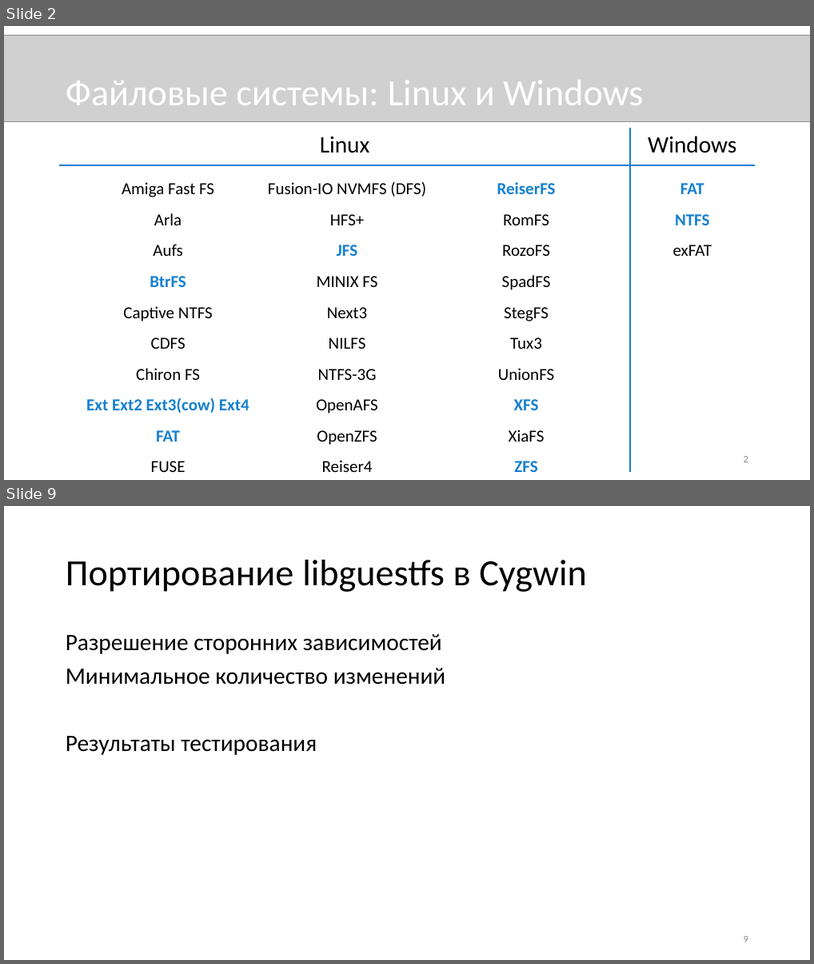
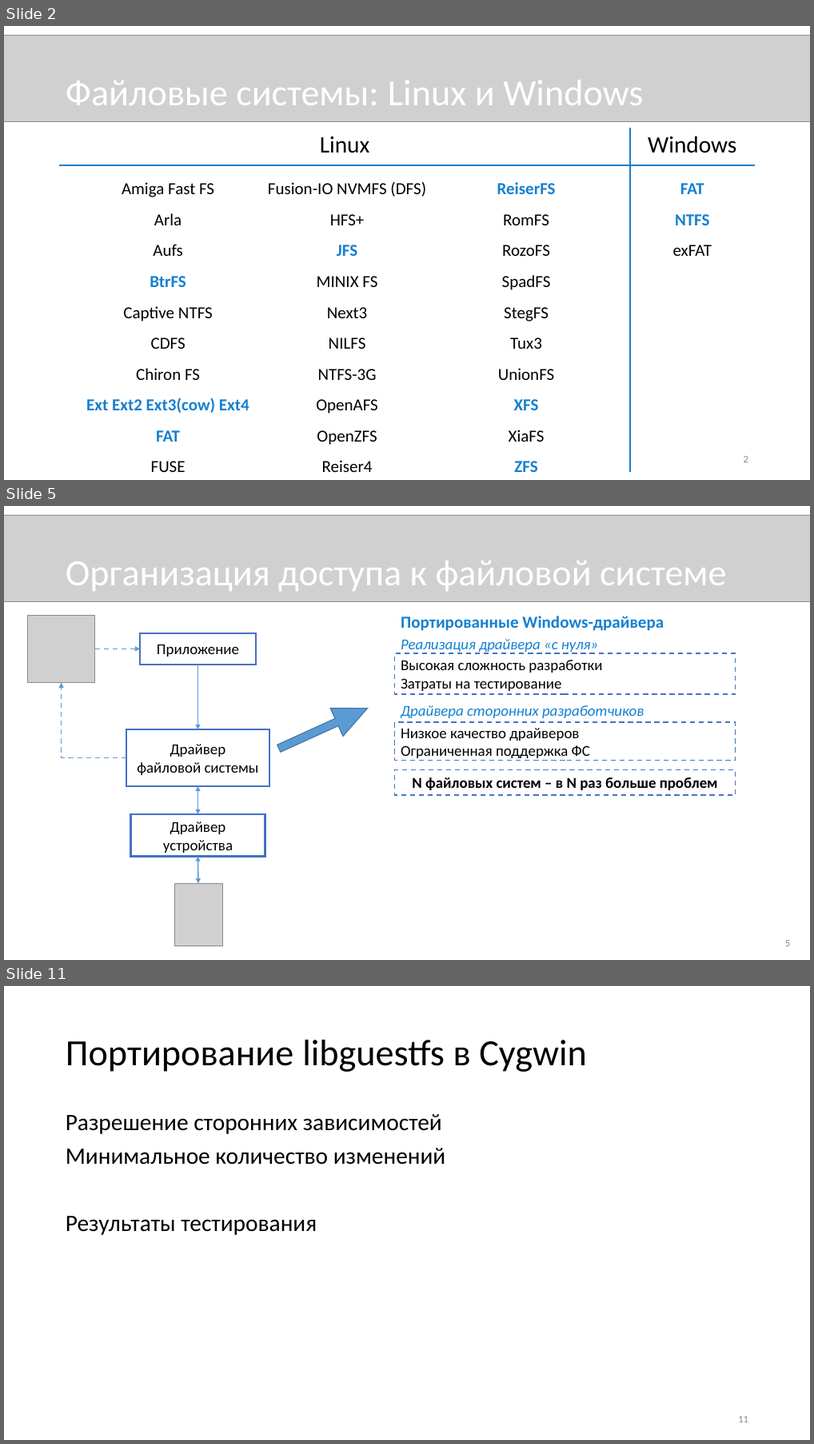
Before and after one commit to novokrest/master-thesis, a slide deck: presentation.pptx. Shown one above the other, each under a label of ours: slides 2 and 9 before the commit, slides 2, 5 and 11 after it; the slides between them are not shown. The pictures are 814x964 and 814x1444 pixels, drawn with LibreOffice and Linux fonts; fonts in the diff are those of the drawing; grey boxes stand for pictures. Boxes give left, top, right and bottom in pixels: in the first picture for what was removed or moved away, otherwise in the second. Text is boxed around its words. In the diff, an @@ line names an element or a change of style, - is before the commit and + after.

```diff
--- a/presentation.pptx
+++ b/presentation.pptx
@@ slide 5 added at (x1=4, y1=506, x2=810, y2=960), background #FFFFFF @@
@@ picture added at (x1=4, y1=515, x2=810, y2=601) @@
@@ title added at (x1=66, y1=560, x2=726, y2=591), 44 pt, text #FFFFFF @@
+Организация доступа к файловой системе
@@ picture added at (x1=27, y1=615, x2=95, y2=683) @@
@@ text added at (x1=401, y1=616, x2=664, y2=631), 20 pt, text #1580D0, bold @@
+Портированные Windows-драйвера
@@ arrow added from (95, 648) to (140, 648), #5B9BD5 1.5 pt dashed @@
@@ rectangle added at (x1=140, y1=633, x2=256, y2=664), fill #FFFFFF, outline #4472C4 2.25 pt, 18 pt, text #000000 @@
+Приложение
@@ text added at (x1=401, y1=639, x2=598, y2=654), 18 pt, text #1580D0, italic @@
+Реализация драйвера «с нуля»
@@ arrow added from (198, 664) to (198, 729), #5B9BD5 1.5 pt @@
@@ rectangle added at (x1=394, y1=653, x2=736, y2=693), fill #FFFFFF, outline #4472C4 1.5 pt dashed, 18 pt, text #000000 @@
+Высокая сложность разработки
+Затраты на тестирование
@@ elbow arrow added from (126, 758) to (62, 683), #5B9BD5 1.5 pt dashed @@
@@ right arrow added at (x1=273, y1=694, x2=374, y2=763), fill #5B9BD5, outline #43739E 1 pt @@
@@ text added at (x1=401, y1=705, x2=644, y2=718), 18 pt, text #1580D0, italic @@
+Драйвера сторонних разработчиков
@@ rectangle added at (x1=126, y1=729, x2=270, y2=786), fill #FFFFFF, outline #4472C4 2.25 pt, 18 pt, text #000000 @@
+Драйвер
+файловой системы
@@ rectangle added at (x1=394, y1=722, x2=736, y2=760), fill #FFFFFF, outline #4472C4 1.5 pt dashed, 18 pt, text #000000 @@
+Низкое качество драйверов
+Ограниченная поддержка ФС
@@ double arrow added from (198, 786) to (198, 814), #5B9BD5 1.5 pt @@
@@ rectangle added at (x1=394, y1=770, x2=736, y2=795), fill #FFFFFF, outline #4472C4 1.5 pt dashed, 18 pt, text #000000, bold @@
+N файловых систем – в N раз больше проблем
@@ rectangle added at (x1=131, y1=814, x2=266, y2=856), fill #FFFFFF, outline #4472C4 2.25 pt, 18 pt, text #000000 @@
+Драйвер устройства
@@ double arrow added from (198, 856) to (198, 884), #5B9BD5 1.5 pt @@
@@ picture added at (x1=174, y1=884, x2=222, y2=947) @@
@@ page number added at (x1=786, y1=940, x2=790, y2=946), 12 pt, text #8C8C8C @@
+5
@@ what was slide 9 is now slide 11 @@
@@ page number at (x1=738, y1=1416, x2=749, y2=1422): text changed @@
-9
+11
```
Also in this commit, not shown: 5 slides changed, 2 other slides added, 1 slide removed, 2 other files.
